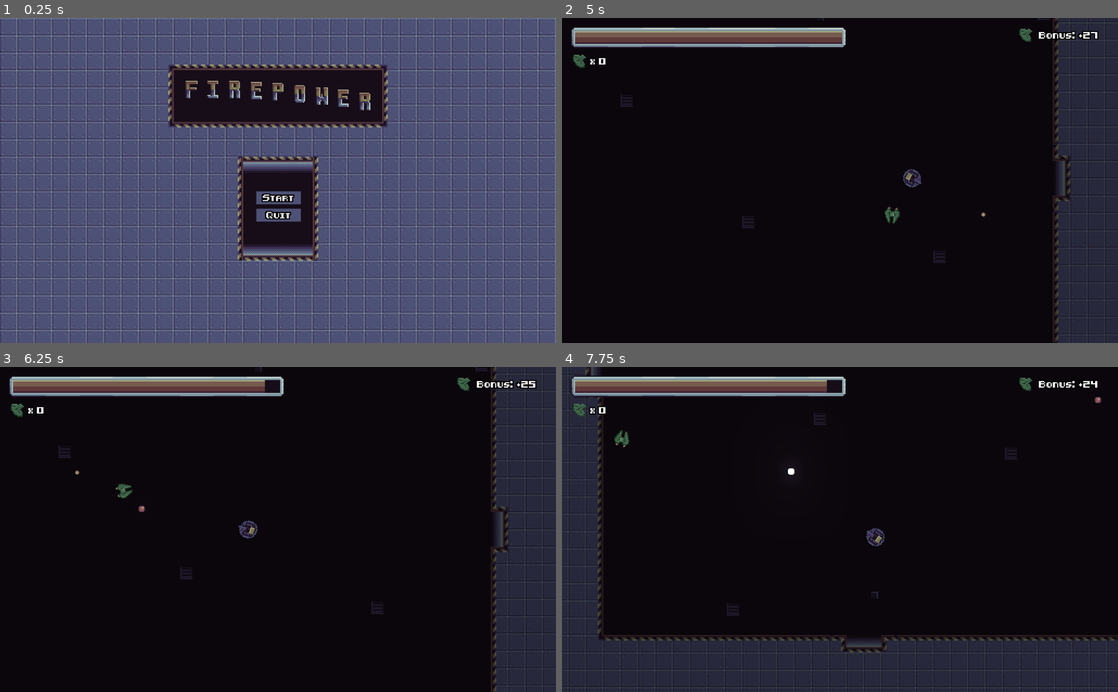
Above: before the commit, frames 1-4 (two rows, left to right).
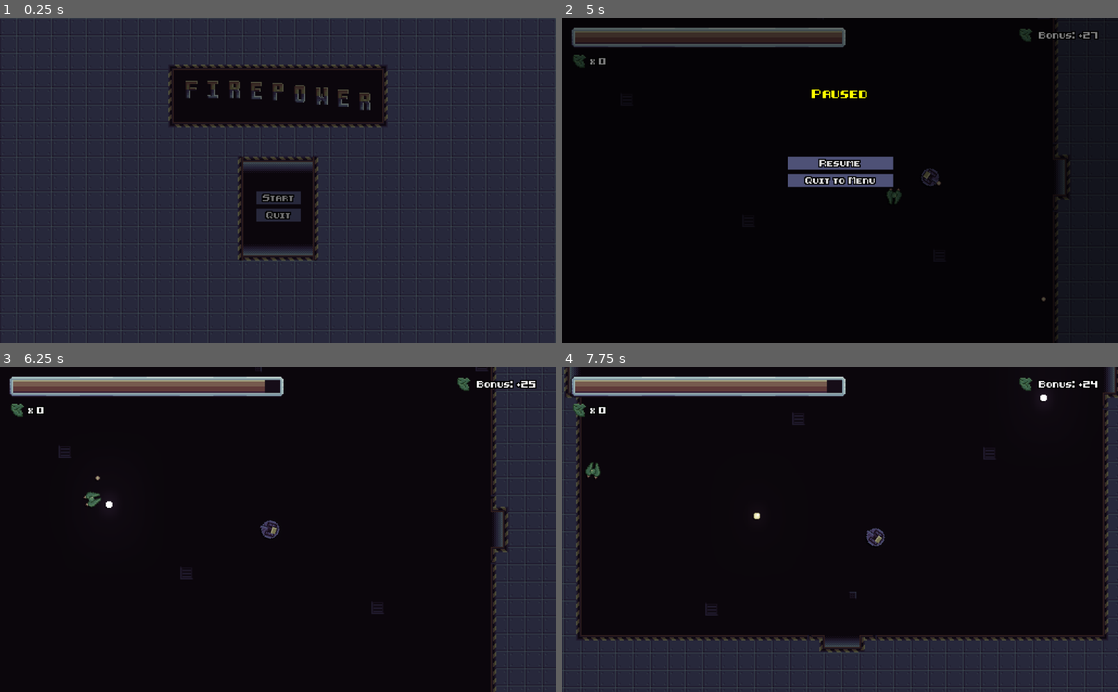
Above: after the commit, the same moments.

Repository: backwardspy/firepower
Game: Godot game, scene res://states/Menu.tscn
The game is run twice, just before and just after one commit, with the same random seed, the same clock (stepped at 60 frames per second) and the same inputs. Sound files missing from this copy of the repository are replaced by a short silence.
Inputs (mouse positions are in pixels of both pictures, inside the frame that each line leads up to):
- Up to frame 1 (0.25 s): no input
- Up to frame 2 (5 s): click "Start" at 0.5 s; move the mouse to (962, 164) at 1.27 s; press the mouse at (962, 164) at 1.28 s; hold D (right) 1.28-2.03 s; move the mouse to (728, 196) at 2.02 s; release the mouse at (728, 196) at 2.03 s; hold S (down) 2.03-2.78 s; click (728, 196) at 2.1 s; move the mouse to (895, 109) at 2.77 s; press the mouse at (895, 109) at 2.78 s; hold D (right) 2.78-3.53 s; move the mouse to (812, 245) at 3.52 s; release the mouse at (812, 245) at 3.53 s; hold W (up) 3.53-4.28 s; click (812, 245) at 3.6 s; move the mouse to (1006, 229) at 4.27 s; press the mouse at (1006, 229) at 4.28 s; hold A (left) from 4.28 s (still down); tap Escape (ui_cancel) at 4.9 s
- Up to frame 3 (6.25 s): release A (left) at 5 s; release the mouse at (444, 578) at 5 s; click (278, 513) at 5 s, where only the run after the commit has a clickable "Resume"; move the mouse to (111, 480) at 5.77 s; hold A (left) from 5.78 s (still down); click (111, 480) at 5.85 s
- Up to frame 4 (7.75 s): move the mouse to (867, 529) at 6.52 s; release A (left) at 6.53 s; press the mouse at (867, 529) at 6.53 s; hold S (down) 6.53-7.28 s; move the mouse to (756, 448) at 7.27 s; release the mouse at (756, 448) at 7.28 s; hold D (right) from 7.28 s (still down); click (756, 448) at 7.35 s

The runs differ from the first frame. In frame 1, 92% of the frame differs, in the area x 0-100%, y 0-100%; in frame 2, 15%; in frame 3, 0.5%; in frame 4, 6.7%.

Commit message:
add pause menu

Diff:
--- a/states/Game.gd
+++ b/states/Game.gd
@@ -7,6 +7,10 @@
 var _in_endless_wave := false
 
 func handle_player_death():
+    var scene := "res://states/GameEnd.tscn" if _in_endless_wave else "res://states/GameOver.tscn"
+    quit_to(scene)
+
+func quit_to(scene: String):
     $MusicMan.fade_out()
 
     _blackout.visible = true
@@ -22,7 +26,6 @@
     _r = _tween.start()
     yield(_tween, "tween_all_completed")
 
-    var scene := "res://states/GameEnd.tscn" if _in_endless_wave else "res://states/GameOver.tscn"
     var err := get_tree().change_scene(scene)
     if err:
         push_error("failed to change to %s scene: %s" % [scene, err])
--- a/states/Game.tscn
+++ b/states/Game.tscn
@@ -17,6 +17,8 @@
 [ext_resource path="res://effects/MusicMan.gd" type="Script" id=15]
 [ext_resource path="res://upgrades/UpgradeManager.tscn" type="PackedScene" id=16]
 [ext_resource path="res://player/BonusMan.gd" type="Script" id=17]
+[ext_resource path="res://ui/PauseMenu.tscn" type="PackedScene" id=18]
+[ext_resource path="res://ui/PauseMan.gd" type="Script" id=19]
 
 [sub_resource type="Environment" id=1]
 background_mode = 4
@@ -136,6 +138,10 @@
 script = ExtResource( 17 )
 
 [node name="Timer" type="Timer" parent="BonusMan"]
+
+[node name="PauseMan" type="Node" parent="."]
+pause_mode = 2
+script = ExtResource( 19 )
 
 [node name="AnimationPlayer" type="AnimationPlayer" parent="."]
 anims/wave-start = SubResource( 2 )
@@ -310,6 +316,10 @@
 margin_bottom = 0.0
 upgrade_manager_path = NodePath("../../../UpgradeManager")
 
+[node name="PauseMenu" parent="UI/Control" instance=ExtResource( 18 )]
+pause_mode = 2
+visible = false
+
 [node name="Blackout" type="ColorRect" parent="UI"]
 visible = false
 anchor_right = 1.0
@@ -324,13 +334,15 @@
 [connection signal="timeout" from="BonusMan/Timer" to="BonusMan" method="_on_Timer_timeout"]
 [connection signal="died" from="Player" to="." method="_on_Player_died"]
 [connection signal="health_changed" from="Player" to="UI/Control/HealthBar" method="_on_Player_health_changed"]
+[connection signal="wave_ended" from="Spawner" to="MusicMan" method="to_idle"]
 [connection signal="wave_ended" from="Spawner" to="BonusMan" method="_on_Spawner_wave_ended"]
-[connection signal="wave_ended" from="Spawner" to="MusicMan" method="to_idle"]
 [connection signal="wave_started" from="Spawner" to="." method="_on_Spawner_wave_started"]
+[connection signal="wave_started" from="Spawner" to="MusicMan" method="to_battle"]
 [connection signal="wave_started" from="Spawner" to="BonusMan" method="_on_Spawner_wave_started"]
-[connection signal="wave_started" from="Spawner" to="MusicMan" method="to_battle"]
 [connection signal="wave_started" from="Spawner" to="AnimationPlayer" method="_on_Spawner_wave_started"]
 [connection signal="timeout" from="SpawnTimer" to="Spawner" method="spawn"]
 [connection signal="upgrade_purchased" from="UI/Control/UpgradeShop" to="Player" method="_on_UpgradeShop_upgrade_purchased"]
 [connection signal="upgrade_purchased" from="UI/Control/UpgradeShop" to="Spawner" method="_on_UpgradeShop_upgrade_purchased"]
 [connection signal="wave_repeated" from="UI/Control/UpgradeShop" to="Spawner" method="_on_UpgradeShop_wave_repeated"]
+[connection signal="quit_pressed" from="UI/Control/PauseMenu" to="PauseMan" method="quit"]
+[connection signal="resume_pressed" from="UI/Control/PauseMenu" to="PauseMan" method="unpause"]
--- a/states/Menu.tscn
+++ b/states/Menu.tscn
@@ -135,7 +135,6 @@
 color = Color( 0, 0, 0, 0 )
 
 [node name="Fadein" parent="." instance=ExtResource( 13 )]
-visible = false
 [connection signal="pressed" from="Buttons/StartGame" to="." method="start_game"]
+[connection signal="pressed" from="Buttons/QuitGame" to="." method="quit_game"]
 [connection signal="pressed" from="Buttons/QuitGame" to="." method="start_game"]
-[connection signal="pressed" from="Buttons/QuitGame" to="." method="quit_game"]
--- /dev/null
+++ b/ui/PauseMan.gd
@@ -0,0 +1,22 @@
+extends Node
+
+onready var _pause_menu: Control = $"../UI/Control/PauseMenu"
+
+func unpause():
+    _pause_menu.visible = false
+    get_tree().paused = false
+
+func pause():
+    get_tree().paused = true
+    _pause_menu.visible = true
+
+func quit():
+    unpause()
+    $"..".quit_to("res://states/Menu.tscn")
+
+func _input(event: InputEvent):
+    if event.is_action_pressed("ui_cancel"):
+        if _pause_menu.visible:
+            unpause()
+        else:
+            pause()
--- /dev/null
+++ b/ui/PauseMenu.gd
@@ -0,0 +1,17 @@
+extends Control
+
+signal resume_pressed
+signal quit_pressed
+
+func resume():
+    emit_signal("resume_pressed")
+
+func quit():
+    $QuitConfirm.visible = true
+
+func confirm_quit():
+    $QuitConfirm.visible = false
+    emit_signal("quit_pressed")
+
+func cancel_quit():
+    $QuitConfirm.visible = false
--- /dev/null
+++ b/ui/PauseMenu.tscn
@@ -0,0 +1,127 @@
+[gd_scene load_steps=4 format=2]
+
+[ext_resource path="res://ui/ui_theme.tres" type="Theme" id=1]
+[ext_resource path="res://ui/title_font.tres" type="DynamicFont" id=2]
+[ext_resource path="res://ui/PauseMenu.gd" type="Script" id=3]
+
+[node name="PauseMenu" type="Control"]
+anchor_right = 1.0
+anchor_bottom = 1.0
+theme = ExtResource( 1 )
+script = ExtResource( 3 )
+__meta__ = {
+"_edit_use_anchors_": false
+}
+
+[node name="Background" type="ColorRect" parent="."]
+anchor_right = 1.0
+anchor_bottom = 1.0
+color = Color( 0, 0, 0, 0.501961 )
+__meta__ = {
+"_edit_use_anchors_": false
+}
+
+[node name="Label" type="Label" parent="."]
+anchor_left = 0.5
+anchor_right = 0.5
+margin_left = -26.0
+margin_top = 64.0
+margin_right = 26.0
+margin_bottom = 76.0
+custom_fonts/font = ExtResource( 2 )
+custom_colors/font_color = Color( 1, 1, 0, 1 )
+text = "Paused"
+align = 1
+__meta__ = {
+"_edit_use_anchors_": false
+}
+
+[node name="Buttons" type="VBoxContainer" parent="."]
+anchor_left = 0.5
+anchor_top = 0.5
+anchor_right = 0.5
+anchor_bottom = 0.5
+margin_left = -48.5
+margin_top = -22.0
+margin_right = 48.5
+margin_bottom = 22.0
+__meta__ = {
+"_edit_use_anchors_": false
+}
+
+[node name="ResumeButton" type="Button" parent="Buttons"]
+margin_right = 97.0
+margin_bottom = 12.0
+text = "Resume"
+
+[node name="QuitButton" type="Button" parent="Buttons"]
+margin_top = 16.0
+margin_right = 97.0
+margin_bottom = 28.0
+text = "Quit to Menu"
+
+[node name="QuitConfirm" type="Control" parent="."]
+visible = false
+anchor_left = 0.5
+anchor_top = 0.5
+anchor_right = 0.5
+anchor_bottom = 0.5
+margin_left = -60.0
+margin_top = -25.0
+margin_right = 59.0
+margin_bottom = 24.0
+__meta__ = {
+"_edit_use_anchors_": false
+}
+
+[node name="Background" type="ColorRect" parent="QuitConfirm"]
+anchor_right = 1.0
+anchor_bottom = 1.0
+color = Color( 0, 0, 0, 0.941176 )
+__meta__ = {
+"_edit_use_anchors_": false
+}
+
+[node name="Label" type="Label" parent="QuitConfirm"]
+anchor_left = 0.5
+anchor_top = 0.5
+anchor_right = 0.5
+anchor_bottom = 0.5
+margin_left = -36.5
+margin_top = -17.0
+margin_right = 36.5
+margin_bottom = -9.0
+text = "Are you sure?"
+__meta__ = {
+"_edit_use_anchors_": false
+}
+
+[node name="Buttons" type="HBoxContainer" parent="QuitConfirm"]
+anchor_left = 0.5
+anchor_top = 0.5
+anchor_right = 0.5
+anchor_bottom = 0.5
+margin_left = -55.0
+margin_top = 2.0
+margin_right = 56.0
+margin_bottom = 21.0
+alignment = 2
+__meta__ = {
+"_edit_use_anchors_": false
+}
+
+[node name="CancelButton" type="Button" parent="QuitConfirm/Buttons"]
+margin_left = 39.0
+margin_right = 80.0
+margin_bottom = 19.0
+text = "Cancel"
+
+[node name="QuitButton" type="Button" parent="QuitConfirm/Buttons"]
+margin_left = 84.0
+margin_right = 111.0
+margin_bottom = 19.0
+text = "Quit"
+[connection signal="pressed" from="Buttons/ResumeButton" to="." method="resume"]
+[connection signal="pressed" from="Buttons/QuitButton" to="." method="quit"]
+[connection signal="pressed" from="QuitConfirm/Buttons/CancelButton" to="." method="cancel_quit"]
+[connection signal="pressed" from="QuitConfirm/Buttons/QuitButton" to="." method="confirm_quit"]
Not shown: 1 places in states/Game.tscn that only renumber resources
Not shown: 4 places in ui/ui_theme.tres that only renumber resources
